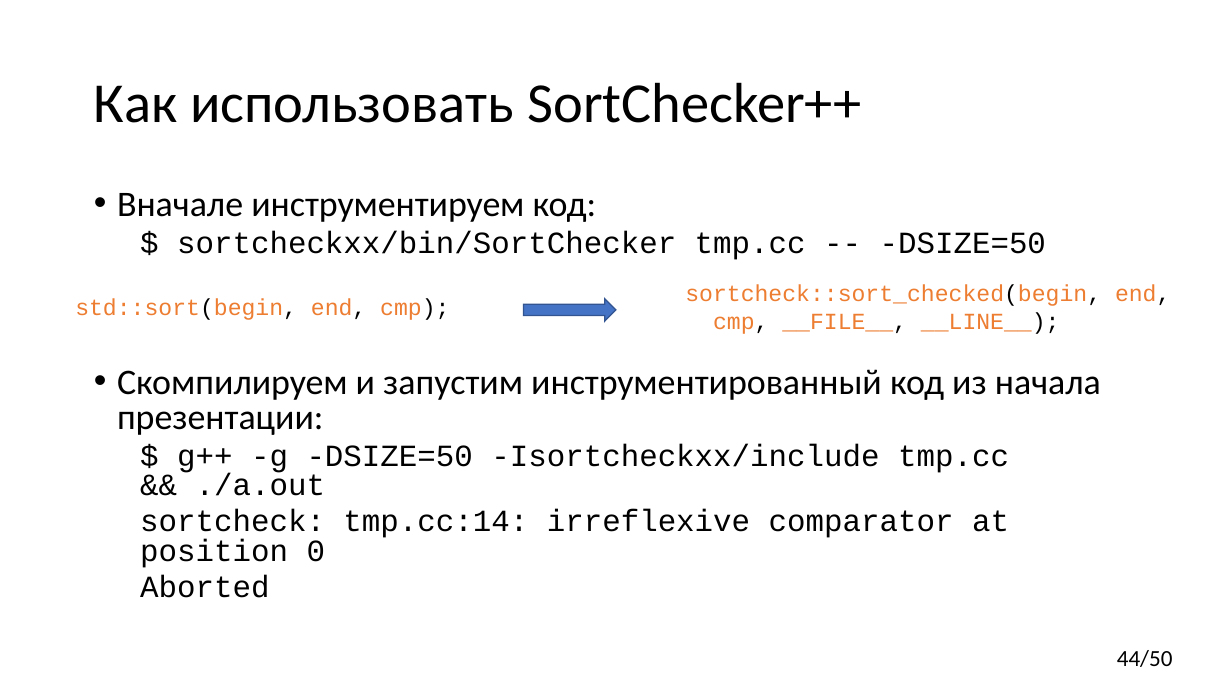
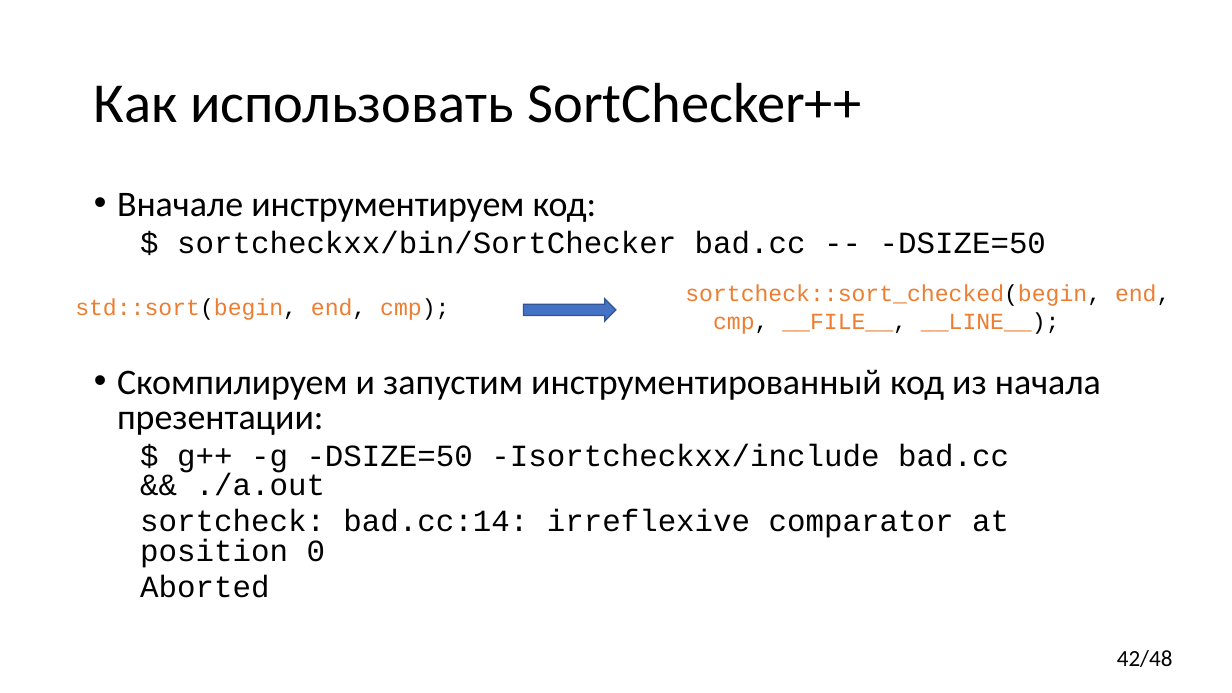
Before and after one commit to yugr/CppRussia, a slide deck: slide 42 of 2023/RU.pptx (slide 44 before the commit). Drawn at 1232x693 pixels with LibreOffice and Linux fonts; fonts in the diff are those of the drawing. Boxes give left, top, right and bottom in pixels: in the first picture for what was removed or moved away, otherwise in the second. Text is boxed around its words. In the diff, an @@ line names an element or a change of style, - is before the commit and + after.

```diff
--- a/2023/RU.pptx
+++ b/2023/RU.pptx
@@ text at [177,231,1046,254]: text changed @@
-  $ sortcheckxx/bin/SortChecker tmp.cc -- -DSIZE=50
+  $ sortcheckxx/bin/SortChecker bad.cc -- -DSIZE=50
@@ text at [140,444,1009,568]: text changed @@
-  $ g++ -g -DSIZE=50 -Isortcheckxx/include tmp.cc && ./a.out
-  sortcheck: tmp.cc:14: irreflexive comparator at position 0
+  $ g++ -g -DSIZE=50 -Isortcheckxx/include bad.cc && ./a.out
+  sortcheck: bad.cc:14: irreflexive comparator at position 0
@@ page number at [1117,650,1173,667]: text changed @@
-44/50
+42/48
```
Also in this commit, not shown: 15 other slides changed, 1 other file.
